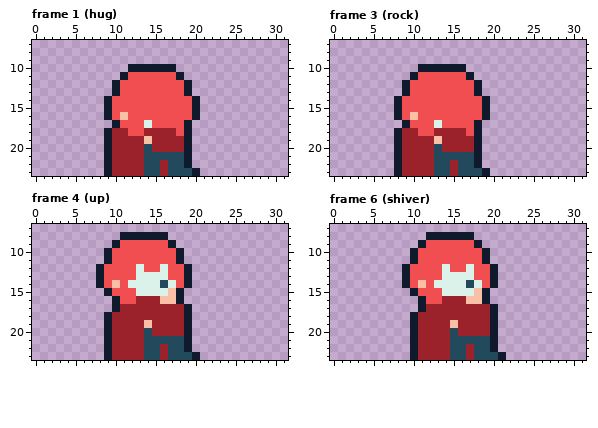
Pixel-art file, stored at Assets/Animations/Story/B_Sit_Past.aseprite. Above: the version before the commit.
32x24 pixels, 8 frames. Shown: frame 1 (hug): x 0..31, y 7..23; frame 3 (rock): x 0..31, y 7..23; frame 4 (up): x 0..31, y 7..23; frame 6 (shiver): x 0..31, y 7..23. The commit also changed other frames, which this record leaves out.
New version:
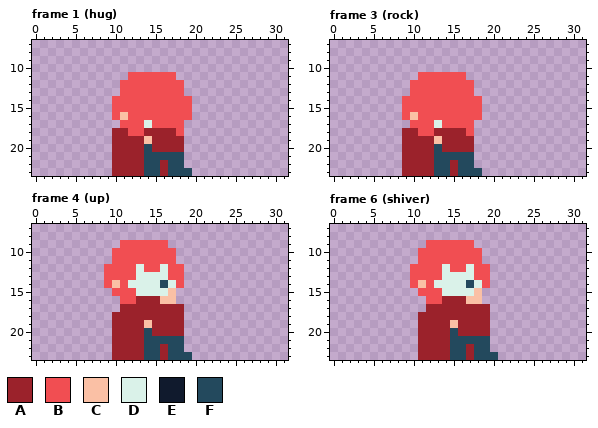
Palette (. is transparent): A #9b222b  B #f14e52  C #fac0a5  D #daf2e9  E #101a2d  F #23495d
Edits made:
--- frame 1 (hug)
@@ x 7..22 @@
  9 ................
-10 .....EEEEEE.....
-11 ....EBBBBBBE....
-12 ...EBBBBBBBBE...
-13 ...EBBBBBBBBE...
-14 ..EBBBBBBBBBBE..
-15 ..EBBBBBBBBBBE..
-16 ..EBCBBBBBBBBE..
-17 ...EBBBDBBBBE...
-18 ..EAABBAAAABE...
-19 ..EAAAACAAAAE...
-20 ..EAAAAFAAAAE...
-21 ..EAAAAFFFFFE...
-22 ..EAAAAFFAFFE...
-23 ..EAAAAFFAFFFE..
+10 ................
+11 .....BBBBBB.....
+12 ....BBBBBBBB....
+13 ....BBBBBBBB....
+14 ...BBBBBBBBBB...
+15 ...BBBBBBBBBB...
+16 ...BCBBBBBBBB...
+17 ....BBBDBBBB....
+18 ...AABBAAAAB....
+19 ...AAAACAAAA....
+20 ...AAAAFAAAA....
+21 ...AAAAFFFFF....
+22 ...AAAAFFAFF....
+23 ...AAAAFFAFFF...
--- frame 3 (rock)
@@ x 6..21 @@
  9 ................
-10 .....EEEEEE.....
-11 ....EBBBBBBE....
-12 ...EBBBBBBBBE...
-13 ...EBBBBBBBBE...
-14 ..EBBBBBBBBBBE..
-15 ..EBBBBBBBBBBE..
-16 ..EBCBBBBBBBBE..
-17 ...EBBBDBBBBE...
-18 ..EAABBAAAABE...
-19 ..EAAAACAAAAE...
-20 ..EAAAAFAAAAE...
-21 ..EAAAAFFFFFE...
-22 ..EAAAAFFAFFE...
-23 ..EAAAAFFAFFFE..
+10 ................
+11 .....BBBBBB.....
+12 ....BBBBBBBB....
+13 ....BBBBBBBB....
+14 ...BBBBBBBBBB...
+15 ...BBBBBBBBBB...
+16 ...BCBBBBBBBB...
+17 ....BBBDBBBB....
+18 ...AABBAAAAB....
+19 ...AAAACAAAA....
+20 ...AAAAFAAAA....
+21 ...AAAAFFFFF....
+22 ...AAAAFFAFF....
+23 ...AAAAFFAFFF...
--- frame 4 (up)
@@ x 6..22 @@
  7 .................
- 8 .....EEEEEE......
- 9 ....EBBBBBBE.....
-10 ...EBBBBBBBBE....
-11 ...EBBBBBBBBE....
-12 ..EBBBBDBBDBBE...
-13 ..EBBBBDDDDBBE...
-14 ..EBCBDDDDFDBE...
-15 ...EBBBDDDDCE....
-16 ....EBBAAACCE....
-17 ....EAAAAAAAAE...
-18 ...EAAAAAAAAAE...
-19 ...EAAAACAAAAE...
-20 ...EAAAAFAAAAE...
-21 ...EAAAAFFFFFE...
-22 ...EAAAAFFAFFE...
-23 ...EAAAAFFAFFFE..
+ 8 .................
+ 9 .....BBBBBB......
+10 ....BBBBBBBB.....
+11 ....BBBBBBBB.....
+12 ...BBBBDBBDBB....
+13 ...BBBBDDDDBB....
+14 ...BCBDDDDFDB....
+15 ....BBBDDDDC.....
+16 .....BBAAACC.....
+17 .....AAAAAAAA....
+18 ....AAAAAAAAA....
+19 ....AAAACAAAA....
+20 ....AAAAFAAAA....
+21 ....AAAAFFFFF....
+22 ....AAAAFFAFF....
+23 ....AAAAFFAFFF...
--- frame 6 (shiver)
@@ x 7..23 @@
  7 .................
- 8 .....EEEEEE......
- 9 ....EBBBBBBE.....
-10 ...EBBBBBBBBE....
-11 ...EBBBBBBBBE....
-12 ..EBBBBDBBDBBE...
-13 ..EBBBBDDDDBBE...
-14 ..EBCBDDDDFDBE...
-15 ...EBBBDDDDCE....
-16 ....EBBAAACCE....
-17 ....EAAAAAAAAE...
-18 ...EAAAAAAAAAE...
-19 ...EAAAACAAAAE...
-20 ...EAAAAFAAAAE...
-21 ...EAAAAFFFFFE...
-22 ...EAAAAFFAFFE...
-23 ...EAAAAFFAFFFE..
+ 8 .................
+ 9 .....BBBBBB......
+10 ....BBBBBBBB.....
+11 ....BBBBBBBB.....
+12 ...BBBBDBBDBB....
+13 ...BBBBDDDDBB....
+14 ...BCBDDDDFDB....
+15 ....BBBDDDDC.....
+16 .....BBAAACC.....
+17 .....AAAAAAAA....
+18 ....AAAAAAAAA....
+19 ....AAAACAAAA....
+20 ....AAAAFAAAA....
+21 ....AAAAFFFFF....
+22 ....AAAAFFAFF....
+23 ....AAAAFFAFFF...
